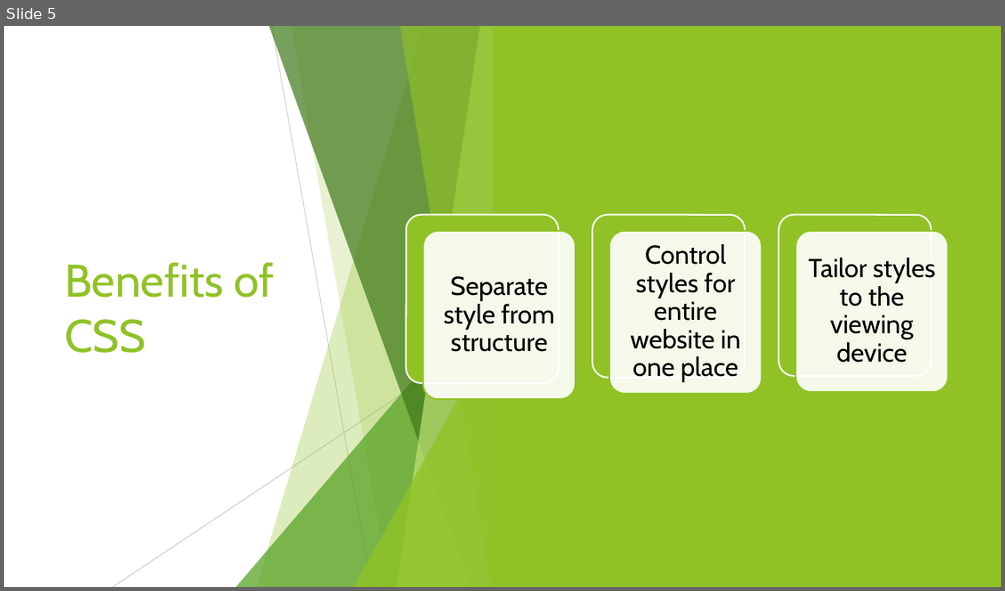
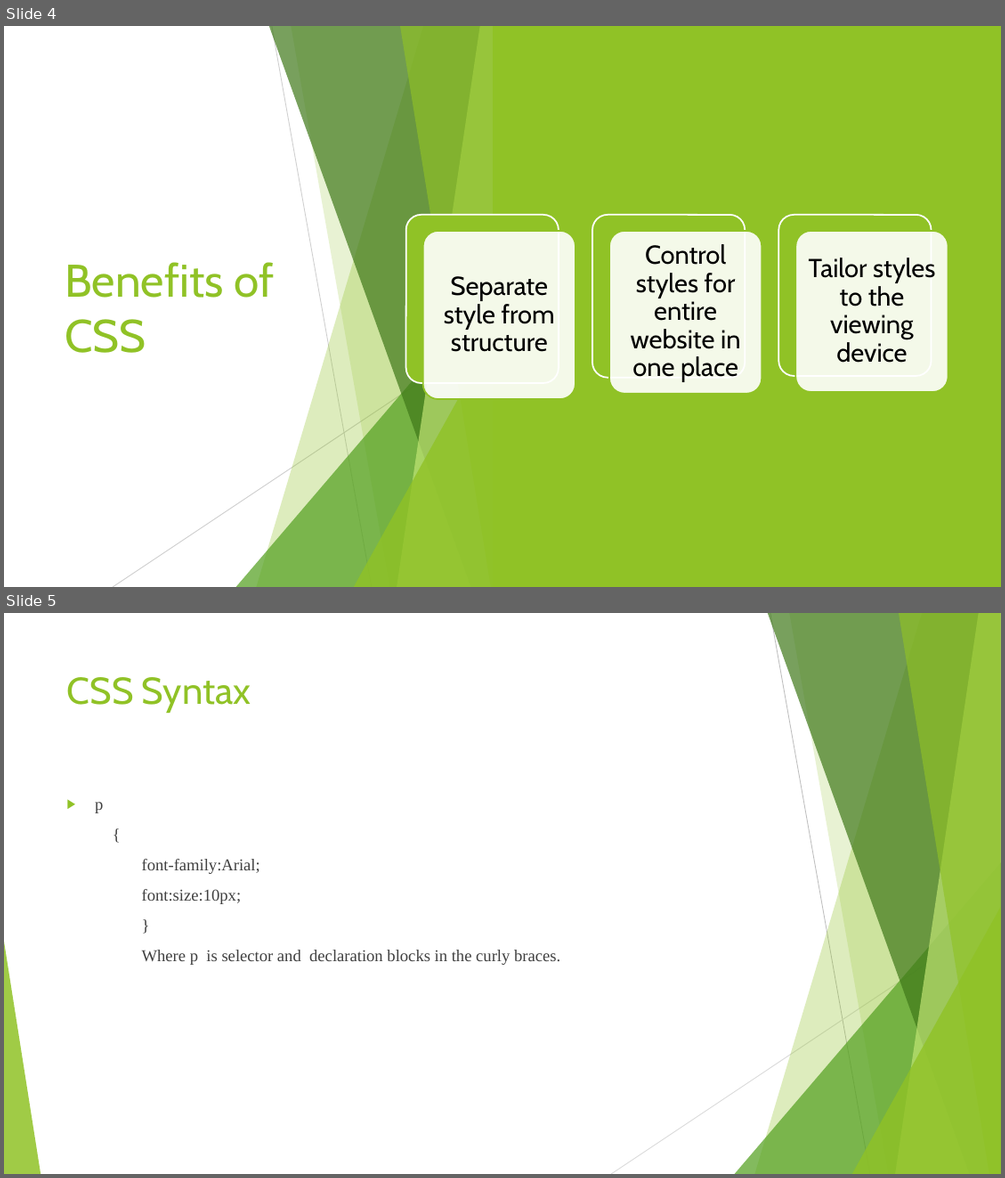
Before and after one commit to anumsh/Introduction-To-CSS, a slide deck: Introduction-to-CSS.pptx. Shown one above the other, each under a label of ours: slide 5 before the commit, slides 4 and 5 after it. The pictures are 1005x591 and 1005x1178 pixels, drawn with LibreOffice and Linux fonts; fonts in the diff are those of the drawing. Boxes give left, top, right and bottom in pixels: in the first picture for what was removed or moved away, otherwise in the second. Text is boxed around its words. In the diff, an @@ line names an element or a change of style, - is before the commit and + after.

Commit message:
feat: Add CSS syntax

```diff
--- a/Introduction-to-CSS.pptx
+++ b/Introduction-to-CSS.pptx
@@ slide 5 added at box(4, 613, 1001, 1174), background #FFFFFF; not listed: 10 template elements that a slide beside it also shows @@
@@ title added at box(67, 677, 251, 713), 36 pt, text #90C226 @@
+CSS Syntax
@@ text added at box(95, 802, 560, 965), 16 pt, text #404040 @@
+▶ p
+{
+    font-family:Arial;
+    font:size:10px;
+    }
+    Where p is selector and declaration blocks in the curly braces.
@@ what was slide 5 is now slide 4 @@
```
Also in this commit, not shown: 1 slide removed.
